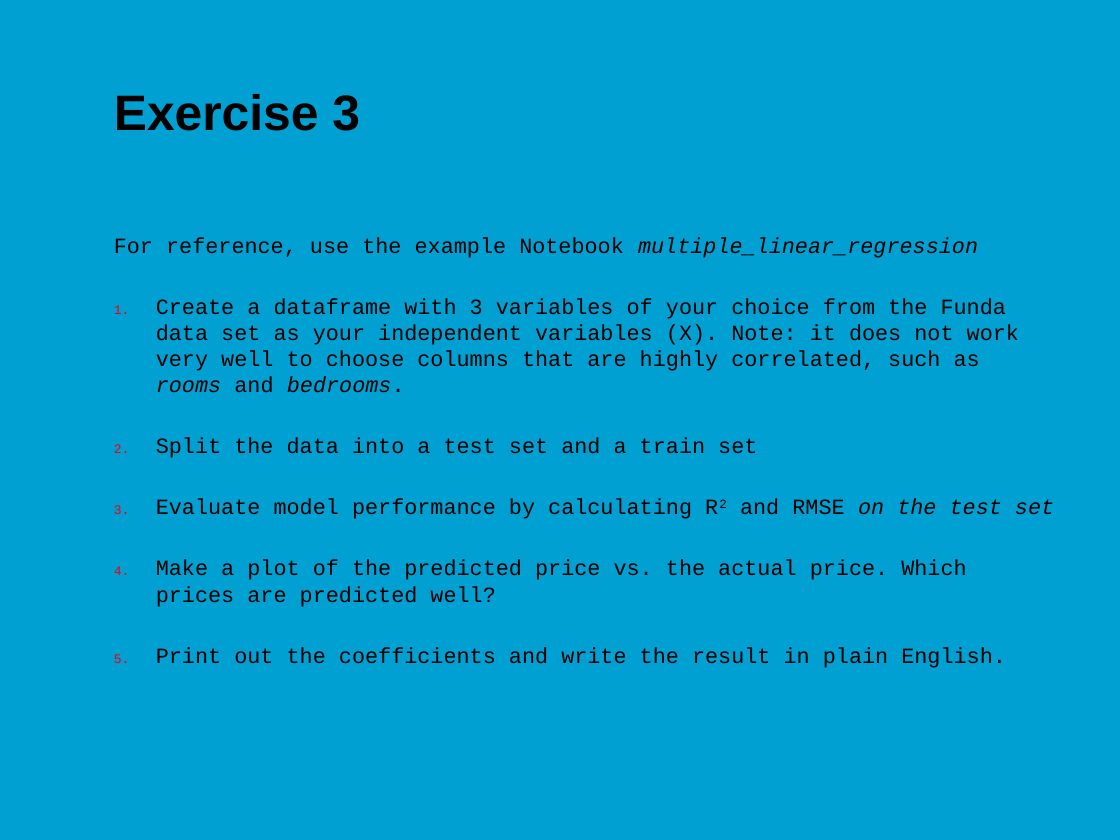
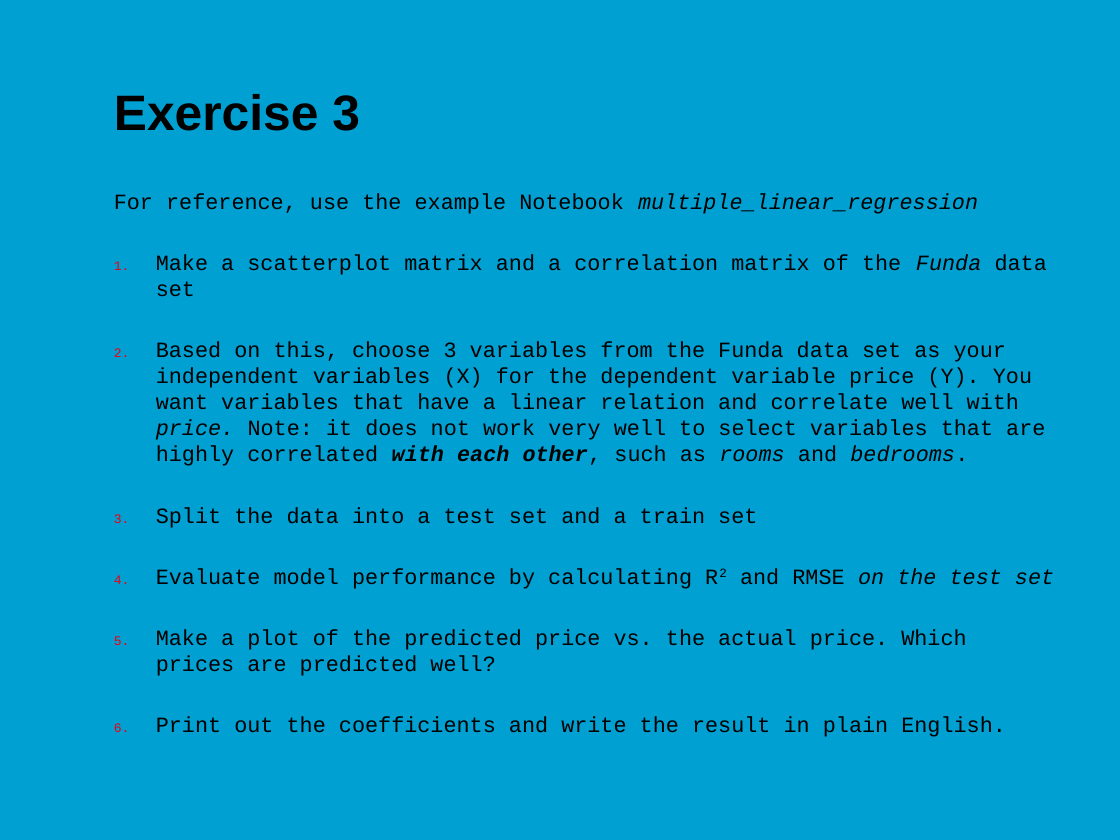
Before and after one commit to jonasmoons/data-driven-learning, a slide deck: slide 25 of slides/Week 3 - linear regression.pptx. Drawn at 1120x840 pixels with LibreOffice and Linux fonts; fonts in the diff are those of the drawing; background and template pictures are left out. Boxes give left, top, right and bottom in pixels: in the first picture for what was removed or moved away, otherwise in the second. Text is boxed around its words. In the diff, an @@ line names an element or a change of style, - is before the commit and + after.

```diff
--- a/slides/Week 3 - linear regression.pptx
+++ b/slides/Week 3 - linear regression.pptx
@@ text "For reference, use the example ...": place and size @@
-text "For reference, use the example ..." at [114, 237, 1054, 668]
+text "For reference, use the example ..." at [114, 193, 1054, 737]
@@ text at [156, 254, 1047, 466]: text changed @@
-1. Create a dataframe with 3 variables of your choice from the Funda data set as your independent variables (X). Note: it does not work very well to choose columns that are highly correlated, such as rooms and bedrooms.
+1. Make a scatterplot matrix and a correlation matrix of the Funda data set
+2. Based on this, choose 3 variables from the Funda data set as your independent variables (X) for the dependent variable price (Y). You want variables that have a linear relation and correlate well with price. Note: it does not work very well to select variables that are highly correlated with each other, such as rooms and bedrooms.
```
Also in this commit, not shown: 1 other slide changed, 3 other files.
